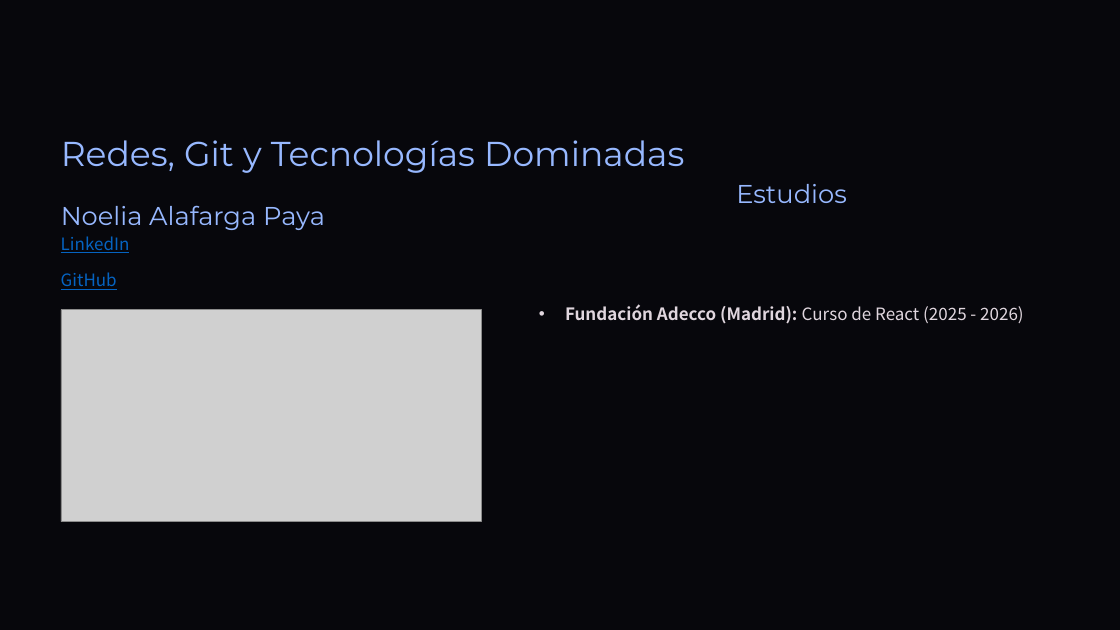
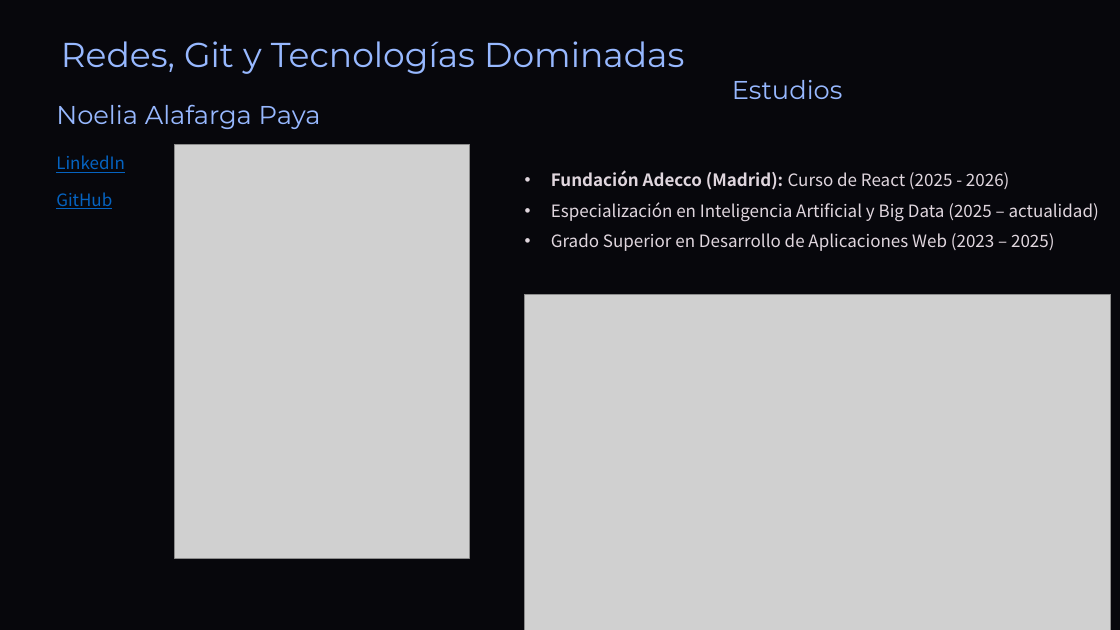
Before and after one commit to DavidCorredorMiguel/proyectogrupo2, a slide deck: slide 6 of Tech-and-Learn-Innovacion-y-Aprendizaje-en-E-commerce (1).pptx. Drawn at 1120x630 pixels with LibreOffice and Linux fonts; fonts in the diff are those of the drawing; grey boxes stand for pictures; background and template pictures are left out. Boxes give left, top, right and bottom in pixels: in the first picture for what was removed or moved away, otherwise in the second. Text is boxed around its words. In the diff, an @@ line names an element or a change of style, - is before the commit and + after.

```diff
--- a/Tech-and-Learn-Innovacion-y-Aprendizaje-en-E-commerce (1).pptx
+++ b/Tech-and-Learn-Innovacion-y-Aprendizaje-en-E-commerce (1).pptx
@@ text "Redes, Git y Tecnologías Dominadas": place and size @@
-text "Redes, Git y Tecnologías Dominadas" at (61,140,684,173)
+text "Redes, Git y Tecnologías Dominadas" at (61,41,684,74)
@@ text "Estudios": place and size @@
-text "Estudios" at (736,184,847,203)
+text "Estudios" at (732,80,843,99)
@@ text "Noelia Alafarga Paya": place and size @@
-text "Noelia Alafarga Paya" at (61,205,325,230)
+text "Noelia Alafarga Paya" at (56,104,321,129)
@@ text "Fundación Adecco (Madrid): Curso de ...": place and size @@
-text "Fundación Adecco (Madrid): Curso de ..." at (565,304,1023,324)
+text "Fundación Adecco (Madrid): Curso de ..." at (551,170,1099,251)
@@ picture added at (175,144,470,558) @@
@@ text "LinkedIn": place and size @@
-text "LinkedIn" at (61,236,130,253)
+text "LinkedIn" at (56,155,125,173)
@@ text "GitHub": place and size @@
-text "GitHub" at (61,272,117,290)
+text "GitHub" at (56,192,112,209)
@@ text at (551,202,1099,251): paragraphs added @@
+• Especialización en Inteligencia Artificial y Big Data (2025 – actualidad)
+• Grado Superior en Desarrollo de Aplicaciones Web (2023 – 2025)
@@ picture added at (524,295,1110,630) @@
@@ picture removed at (61,309,481,522) @@
```
Also in this commit, not shown: 11 other slides changed, 11 slides added, 11 other files.
